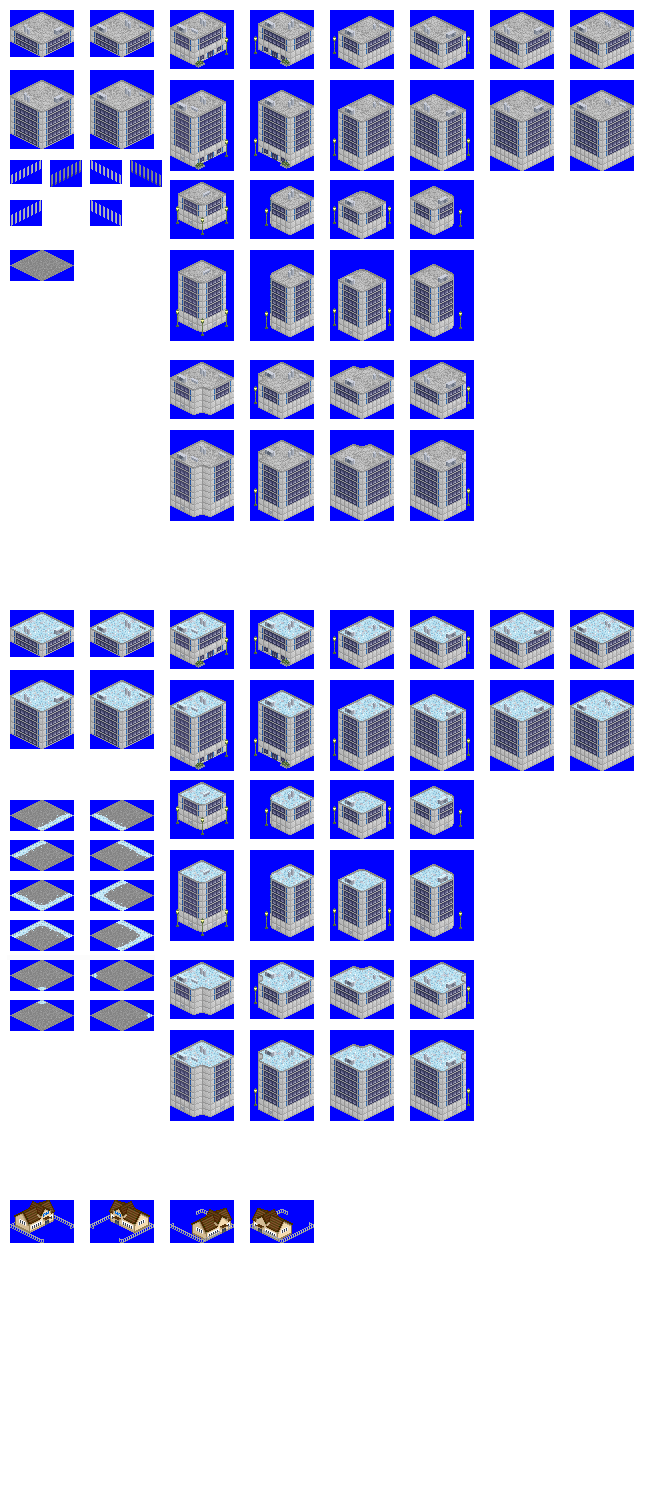
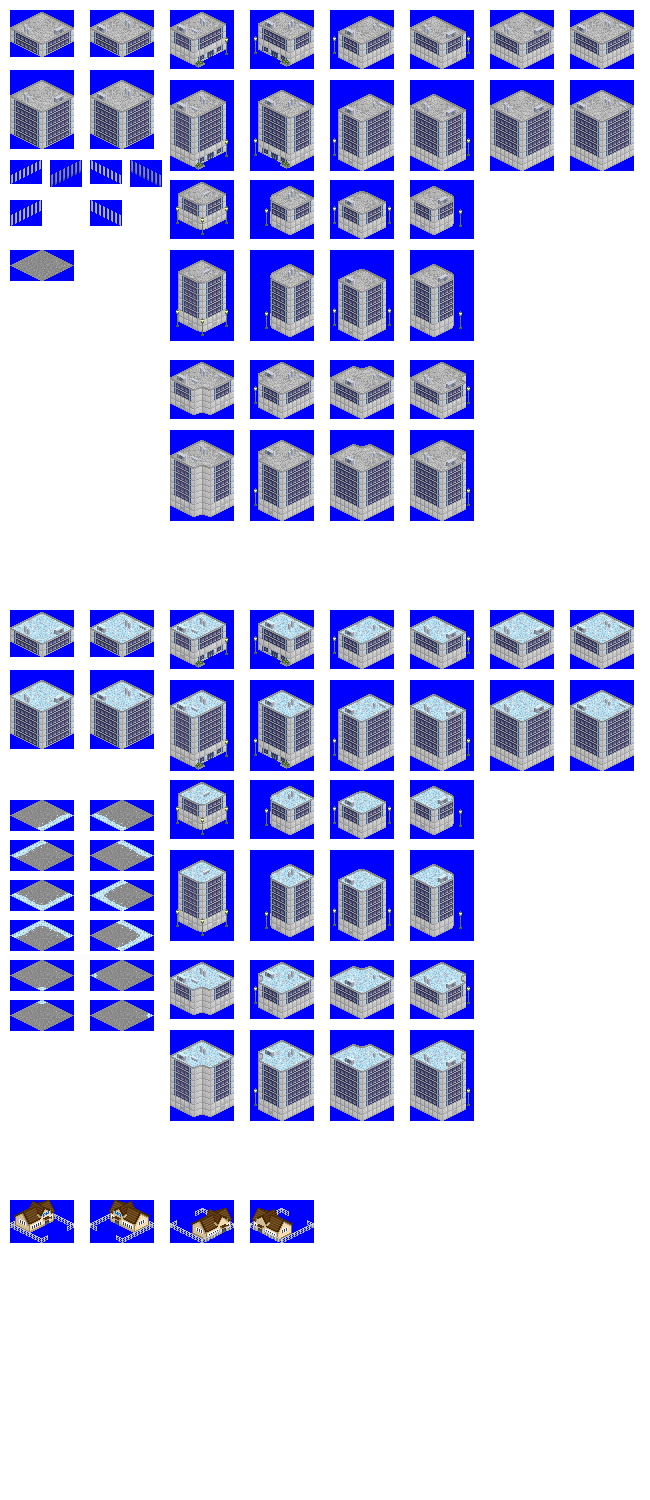
The second w=650, h=1500 image is a revision of the first. Changes to its layers:
added layer "fence1" above "fence1.1" over [90, 1223, 154, 1243]
added layer "fence1.1" above "fence1.2" over [10, 1223, 74, 1243]
added layer "fence1.2" above "fence1.3" over [170, 1223, 234, 1243]
added layer "fence1.3" above "new_graphic" over [250, 1223, 314, 1243]
painted on "new_graphic" over [10, 1209, 314, 1243]
added layer "fence2" above "fence2.1" over [90, 1214, 153, 1228]
added layer "fence2.1" above "fence2.2" over [11, 1214, 74, 1228]
added layer "fence2.2" above "fence2.3" over [170, 1208, 234, 1228]
added layer "fence2.3" above "배경" over [250, 1208, 314, 1228]
